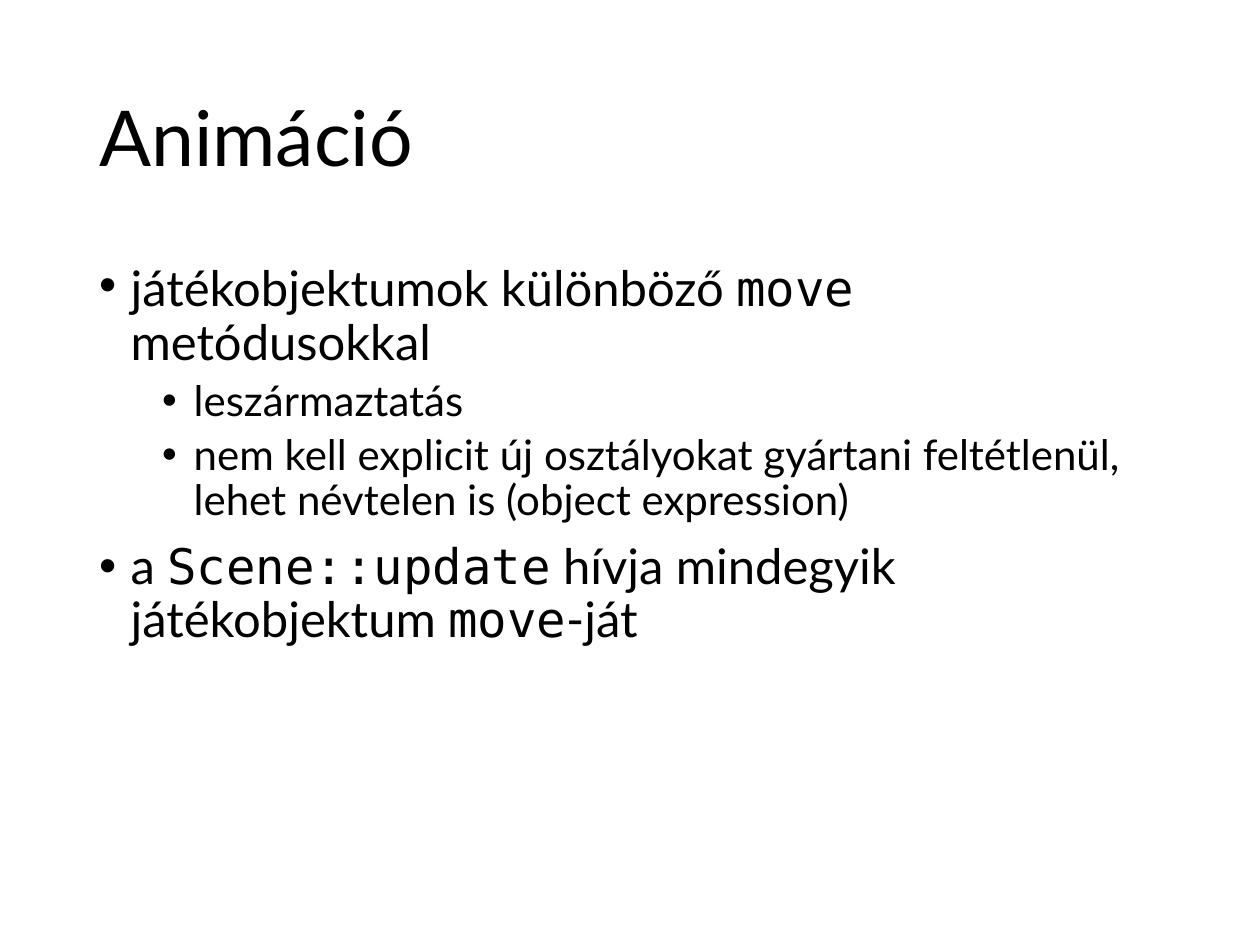
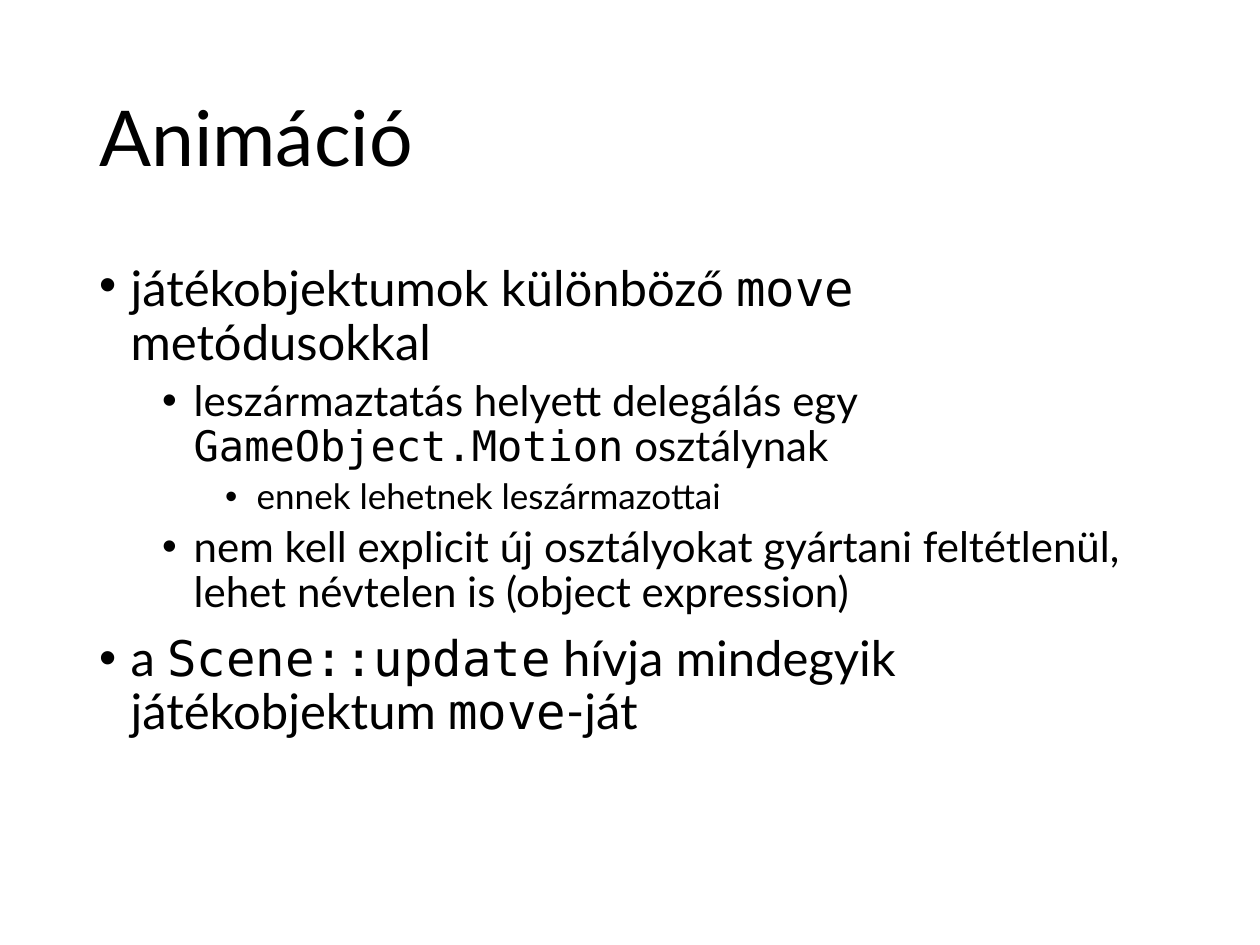
Before and after one commit to szecsi/kogfactory, a slide deck: slide 15 of projects/kog.3gr.020-gom/lab.pptx. Drawn at 1260x945 pixels with LibreOffice and Linux fonts; fonts in the diff are those of the drawing. Boxes give left, top, right and bottom in pixels: in the first picture for what was removed or moved away, otherwise in the second. Text is boxed around its words. In the diff, an @@ line names an element or a change of style, - is before the commit and + after.

```diff
--- a/projects/kog.3gr.020-gom/lab.pptx
+++ b/projects/kog.3gr.020-gom/lab.pptx
@@ text at [194, 385, 858, 510]: text changed @@
-  • leszármaztatás
+  • leszármaztatás helyett delegálás egy GameObject.Motion osztálynak
+    • ennek lehetnek leszármazottai
```
Also in this commit, not shown: 13 other slides changed, 1 slide added, 21 other files.
